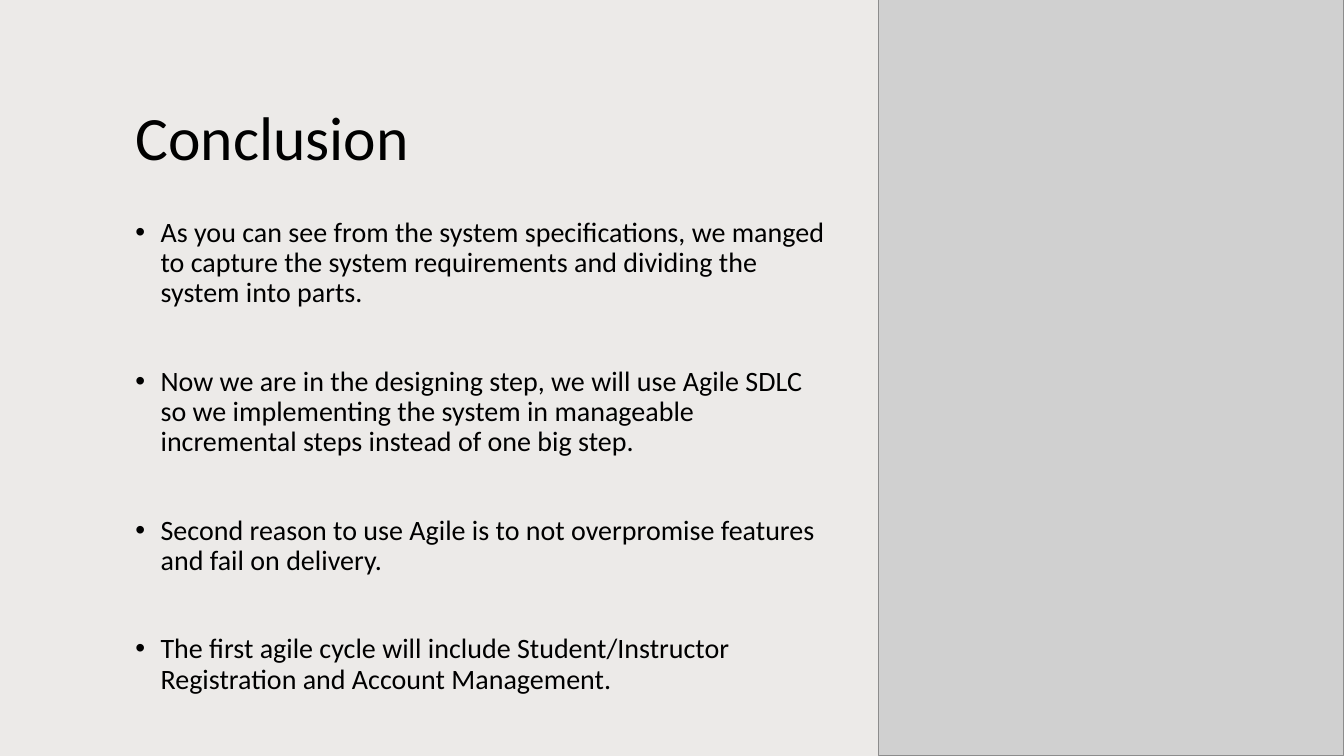
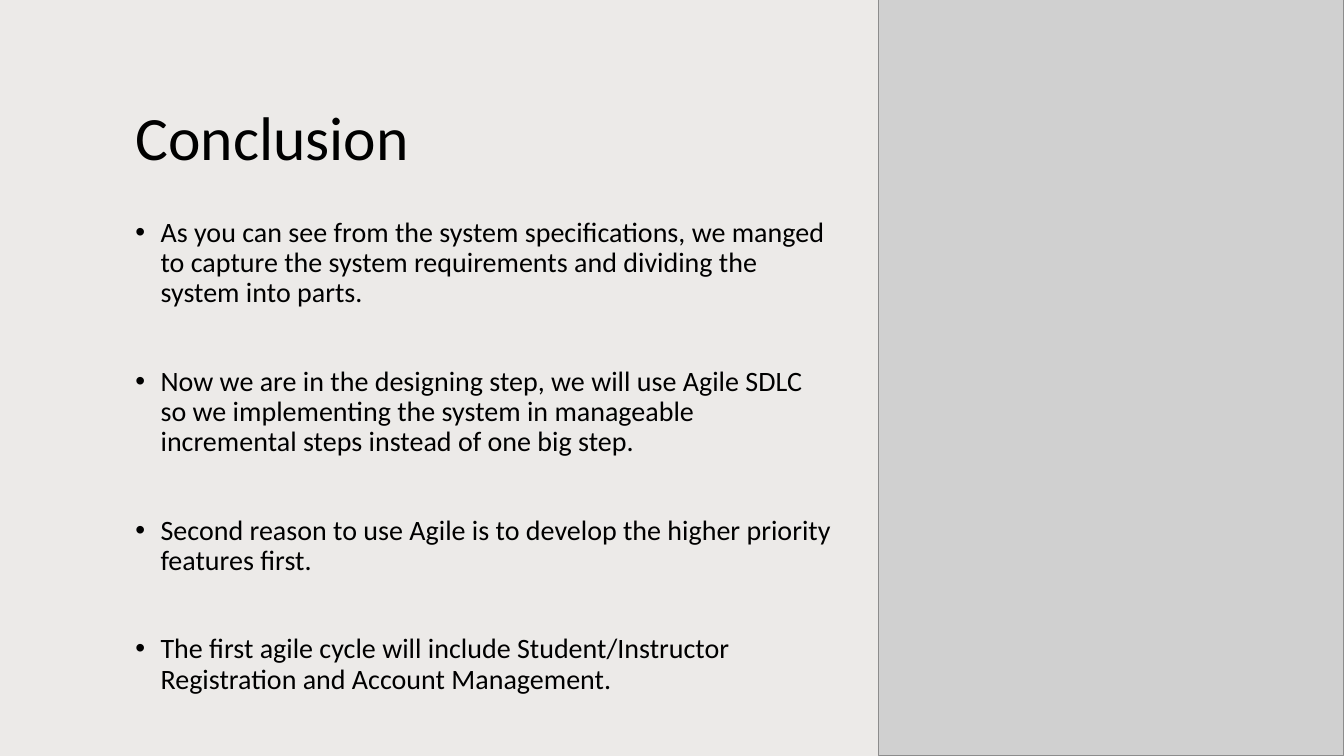
Before and after one commit to mounirsabry/Better_Ecom_GP, a slide deck: slide 26 of Discussions/Midyear_Discussion/presentation.pptx (slide 28 before the commit). Drawn at 1344x756 pixels with LibreOffice and Linux fonts; fonts in the diff are those of the drawing; grey boxes stand for pictures. Boxes give left, top, right and bottom in pixels: in the first picture for what was removed or moved away, otherwise in the second. Text is boxed around its words. In the diff, an @@ line names an element or a change of style, - is before the commit and + after.

```diff
--- a/Discussions/Midyear_Discussion/presentation.pptx
+++ b/Discussions/Midyear_Discussion/presentation.pptx
@@ text at (161, 520, 831, 571): text changed @@
-• Second reason to use Agile is to not overpromise features and fail on delivery.
+• Second reason to use Agile is to develop the higher priority features first.
```
Also in this commit, not shown: 4 other slides changed, 2 slides removed, 1 other file.
